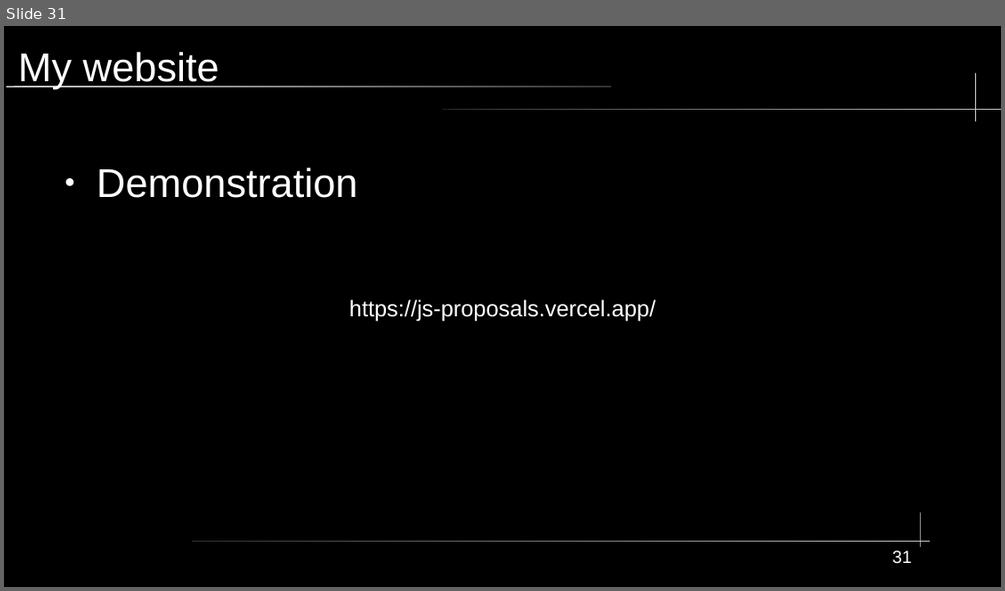
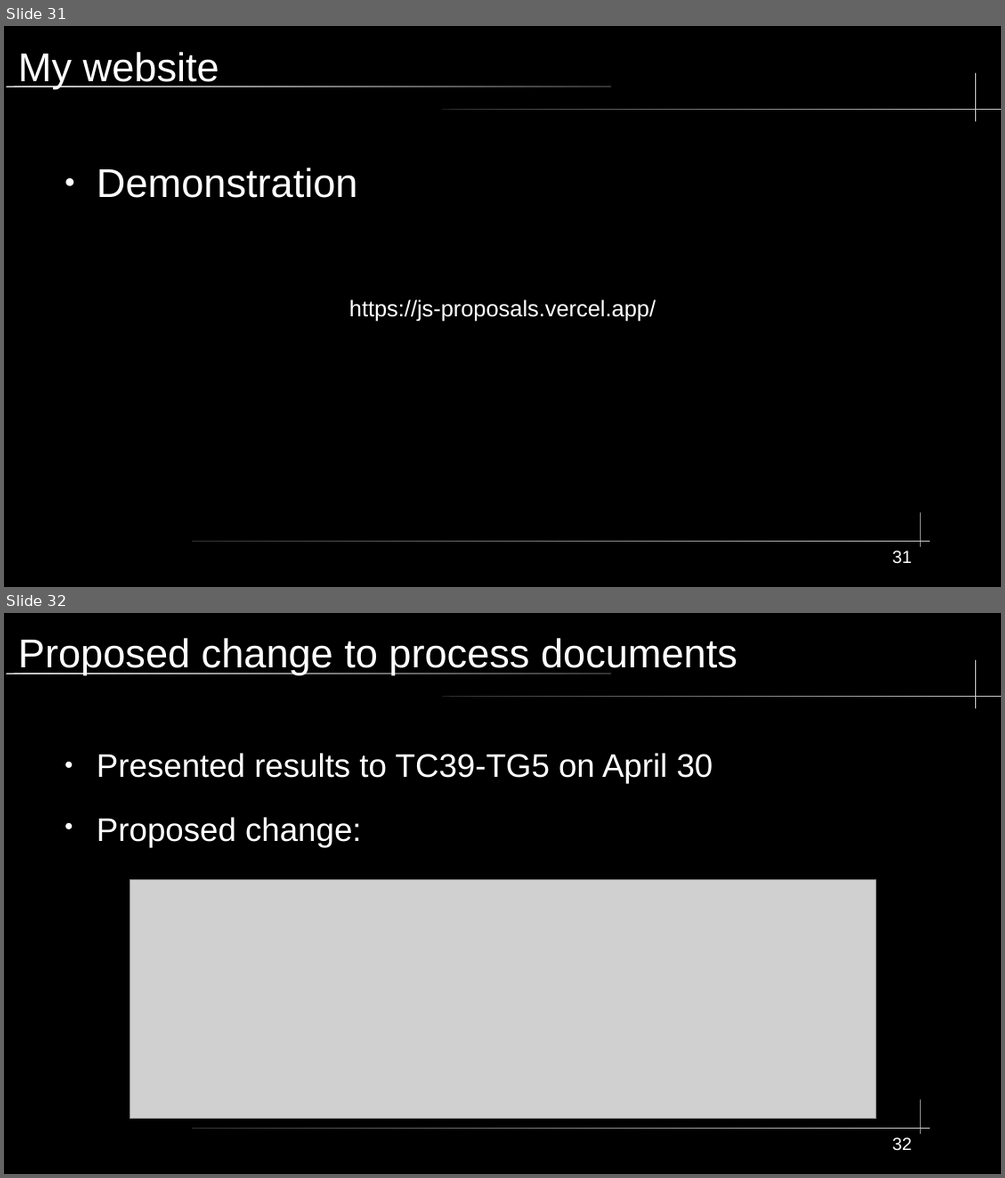
Before and after one commit to KWaloen/tc39_proposals_project, a slide deck: Data Analysis/Presentation/JS Proposals Project.odp. Shown one above the other, each under a label of ours: slide 31 before the commit, slides 31 and 32 after it. The pictures are 1005x591 and 1005x1178 pixels, drawn with LibreOffice and Linux fonts; fonts in the diff are those of the drawing; grey boxes stand for pictures. Boxes give left, top, right and bottom in pixels: in the first picture for what was removed or moved away, otherwise in the second. Text is boxed around its words. In the diff, an @@ line names an element or a change of style, - is before the commit and + after.

```diff
--- a/Data Analysis/Presentation/JS Proposals Project.odp
+++ b/Data Analysis/Presentation/JS Proposals Project.odp
@@ slide 32 added at box(4, 613, 1001, 1174), background #000000; not listed: 5 template elements that a slide beside it also shows @@
@@ title added at box(18, 638, 737, 675), 32 pt, text #FFFFFF @@
+Proposed change to process documents
@@ text added at box(97, 753, 713, 847), 26 pt, text #FFFFFF @@
+● Presented results to TC39-TG5 on April 30
+● Proposed change:
@@ picture added at box(130, 880, 877, 1118) @@
@@ page number added at box(892, 1137, 912, 1151), 14 pt, text #FFFFFF @@
+32
```
Also in this commit, not shown: 1 slide changed, 1 other slide added, 4 other files.
